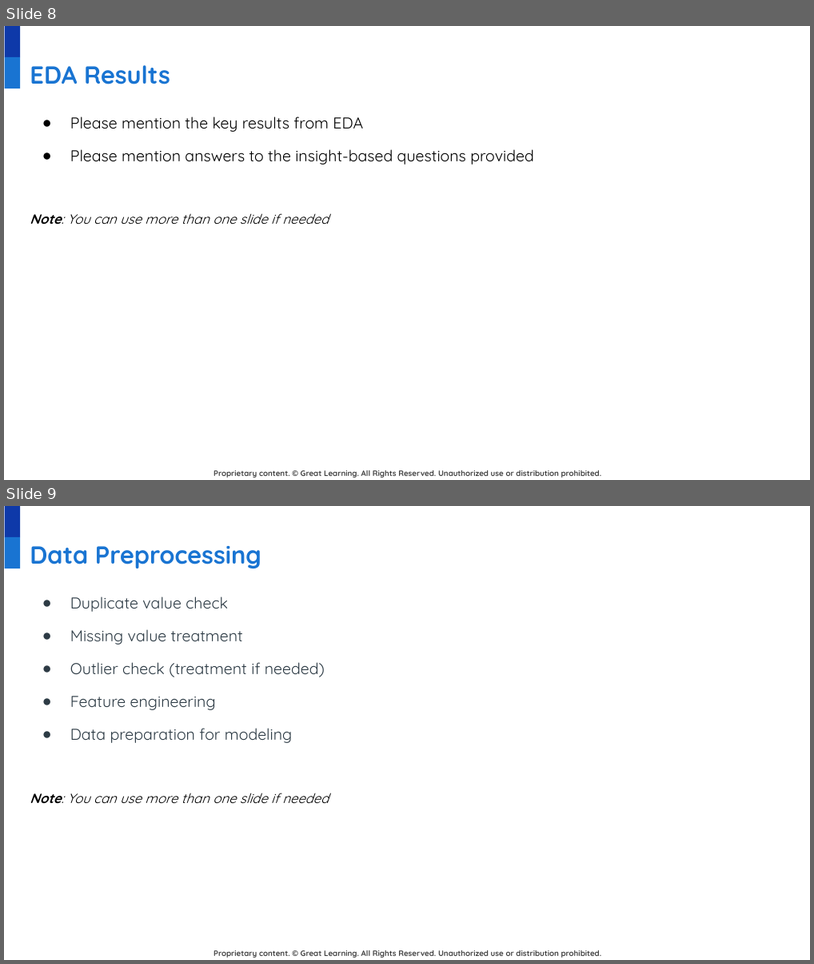
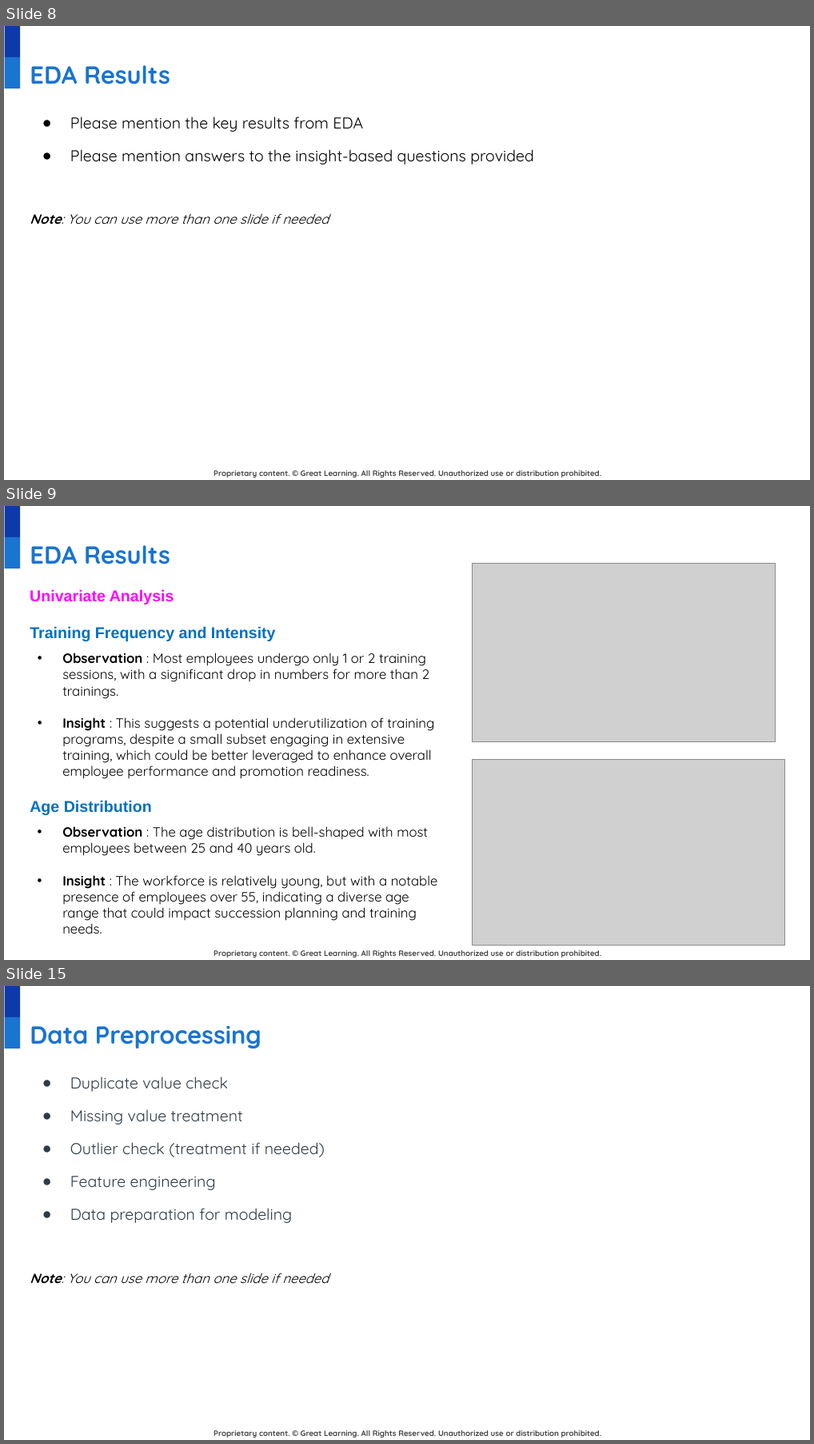
Before and after one commit to developer20sujeet/Python_For_AIML_DataScience, a slide deck: GreatLearningProject/Advanced ML/LowCode_Additional__Project_AML.pptx. Shown one above the other, each under a label of ours: slides 8 and 9 before the commit, slides 8, 9 and 15 after it; the slides between them are not shown. The pictures are 814x964 and 814x1444 pixels, drawn with LibreOffice and Linux fonts; fonts in the diff are those of the drawing; grey boxes stand for pictures; background and template pictures are left out. Boxes give left, top, right and bottom in pixels: in the first picture for what was removed or moved away, otherwise in the second. Text is boxed around its words. In the diff, an @@ line names an element or a change of style, - is before the commit and + after.

```diff
--- a/GreatLearningProject/Advanced ML/LowCode_Additional__Project_AML.pptx
+++ b/GreatLearningProject/Advanced ML/LowCode_Additional__Project_AML.pptx
@@ slide 9 added at <box>4,506,810,960</box>, background #FFFFFF; not listed: 3 template elements that a slide beside it also shows @@
@@ title added at <box>30,545,170,564</box>, 22 pt, text #1974D2, bold @@
+EDA Results
@@ picture added at <box>473,564,776,741</box> @@
@@ text added at <box>30,589,174,604</box>, 14 pt, text #FF00FF, bold @@
+Univariate Analysis
@@ text added at <box>30,626,276,641</box>, 14 pt, text #0070C0, bold @@
+Training Frequency and Intensity
@@ text added at <box>62,652,434,779</box>, 12 pt, text #000000 @@
+• Observation : Most employees undergo only 1 or 2 training sessions, with a significant drop in numbers for more than 2 trainings.
+• Insight : This suggests a potential underutilization of training programs, despite a small subset engaging in extensive training, which could be better leveraged to enhance overall employee performance and promotion readiness.
@@ picture added at <box>473,760,786,944</box> @@
@@ text added at <box>30,800,152,815</box>, 14 pt, text #0070C0, bold @@
+Age Distribution
@@ text added at <box>62,826,438,933</box>, 12 pt, text #000000 @@
+• Observation : The age distribution is bell-shaped with most employees between 25 and 40 years old.
+• Insight : The workforce is relatively young, but with a notable presence of employees over 55, indicating a diverse age range that could impact succession planning and training needs.
@@ what was slide 9 is now slide 15 @@
```
Also in this commit, not shown: 5 other slides added.
